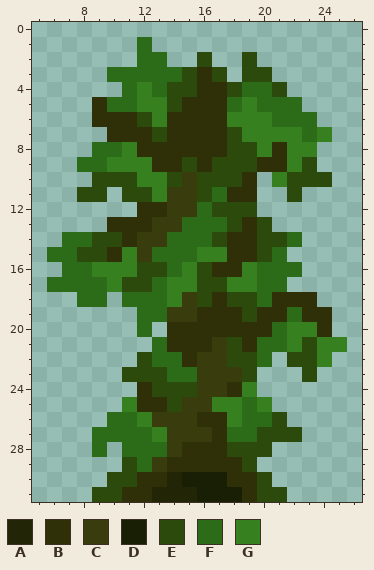
Two versions of one pixel-art sprite, textures/blocks/sapling_jungle.png. The first picture shows the starting point.
The file is 32x32 pixels. Colours within 5 levels of each other are drawn and written as one. Shown: x 5..26, y 0..31.
Palette (. is transparent): A #222606  B #2f3008  C #393d0d  D #181f05  E #2b4a0c  F #2c6c18  G #378020
Pixels before, first column x 6:
 1 ......F.............
 2 ......FF..E..E......
 3 ....FFFFFEBE.EE.....
 4 .....FGFEEBBEFFE....
 5 ...BFFGGEBBBFGFFF...
 6 ...BBBEGBBBBGGGFFF..
 7 ....BBBEBBBBEGGGGFG.
 8 ...FFGBBBBBBEEGBGG..
 9 ..FFGGGBBEBEEEBBGE..
10 ...EEEGGECEEEB.GEEE.
11 ..EE.EEGCCEFBB..E...
12 ......BBCCFEEE......
13 ....BBBCCFFFEBE.....
14 .FFEEBCCFFFEBBEEF...
15 FFEEBGCFFFGGBBEF....
16 .FFGGGEEFGEBBGFFF...
17 FFFFGEEFGGEEGGFF....
18 ..FF.FFFGCEBEEFBBB..
19 ......FFCCBBBEBBFBB.
20 ......F.BBBBBBBFGGB.
21 .......FBBBCEBFFGEGG
22 ......EFFBCCEEF.EEG.
23 .....EEEFFCCCE...E..
24 ......BEEECCBG......
25 .....GBBECCGGFG.....
26 ....FFGCCCBBGFFE....
27 ...FFFFGCCCBFFEEE...
28 ...F.FFFCBBBEEE.....
29 .....EFCBBBBBE......
30 ....EEBBADDDBBE.....
31 ...EEBBAAADDDBEE....
After the commit:
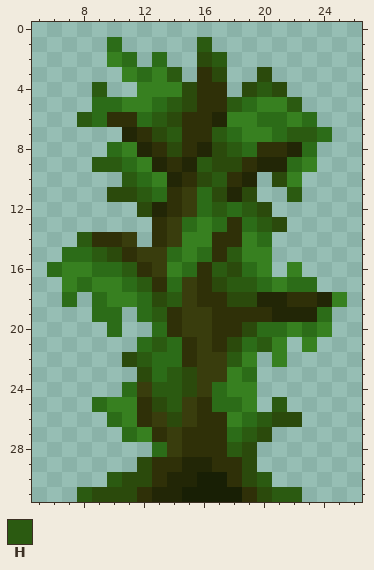
Colours new in this view: H #2b5a11
Edits made:
Changed rows in their new state; - is an unchanged pixel.
first column x 6:
 1 ----F-.---H---------
 2 ----GF.----H-.------
 3 ----.G-GH.---.------
 4 ---H-.-GG---.EH-----
 5 ---F-G-FHE--HFGGH---
 6 --HF--FHE--A--F-G---
 7 ----.A--H--HF--FHHF-
 8 ---.--A-E-AEHFB-AF--
 9 --.HHF-A-AH--BAAFG--
10 ---..HF-AB-HBA-EG..-
11 --..E-HFB-FEAE--H---
12 ------EAB--HFHE-----
13 ----...B--G-BFHE----
14 -.HBBC.BCGGB-GF..---
15 .-FHEB-C-GFBHGG.----
16 FGGFFHBCGFBHEFG.G---
17 .G-G-FHBFCB-HH-GFF--
18 -F.-GG-EH-B---AA--AG
19 ---FF--HB-C--B-AAAF-
20 ----F-.F-CC--EF--FG-
21 ------FHF-CB-FHG.G..
22 -----EH-----HG.G...-
23 -----.-FHE--GF---.--
24 -----FCHH--FG-------
25 ---FG--EH-BFFG.H----
26 -----GB-E-----H-E---
27 ---..-GB-BB--H-..---
28 ---.-..-----H-.-----
29 -----.EB-AA---------
30 ----H-E--A---EH-----
31 --H--E---D-----HH---
Pixel boxes of the changes (left, top, right, bottom) in both pictures:
changed: (47, 37, 347, 502)
